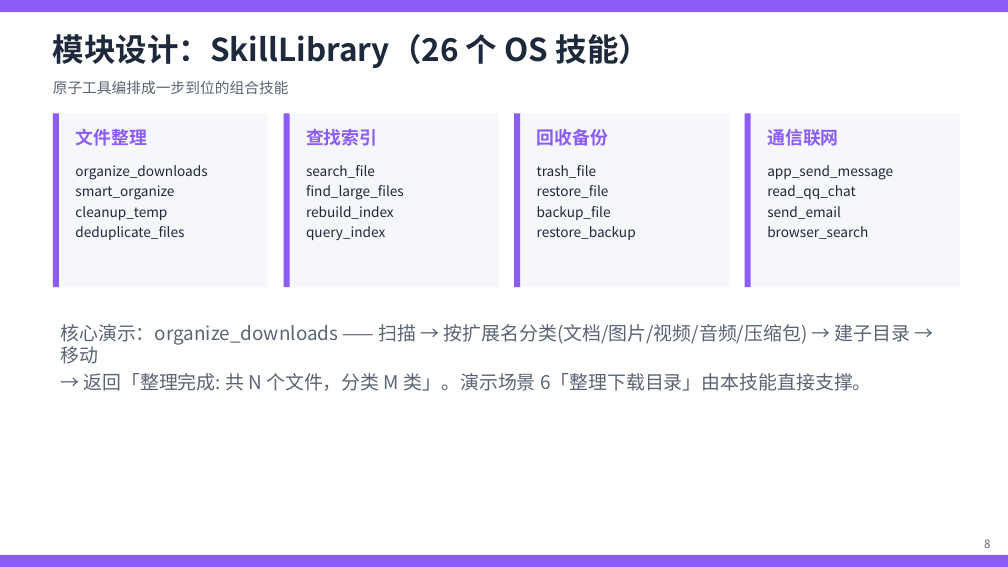
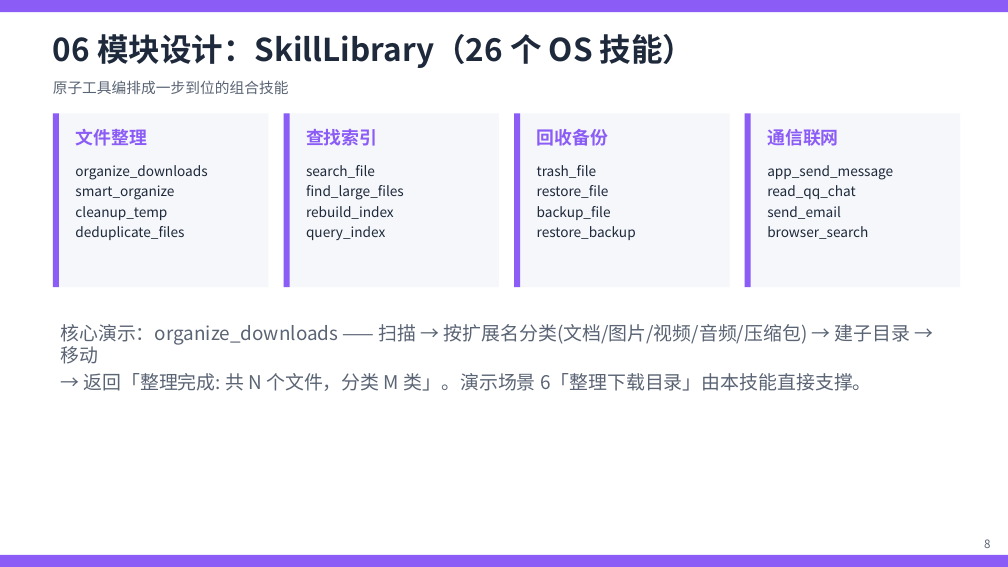
Before and after one commit to yurenhjh/miniyu, a slide deck: slide 9 of docs/第4组汇报PPT.pptx. Drawn at 1008x567 pixels with LibreOffice and Linux fonts; fonts in the diff are those of the drawing. Boxes give left, top, right and bottom in pixels: in the first picture for what was removed or moved away, otherwise in the second. Text is boxed around its words. In the diff, an @@ line names an element or a change of style, - is before the commit and + after.

```diff
--- a/docs/第4组汇报PPT.pptx
+++ b/docs/第4组汇报PPT.pptx
@@ text at (53,34,694,68): text changed @@
-模块设计：SkillLibrary（26 个 OS 技能）
+06 模块设计：SkillLibrary（26 个 OS 技能）
```
Also in this commit, not shown: 18 other slides changed, 2 slides added, 16 other files.
